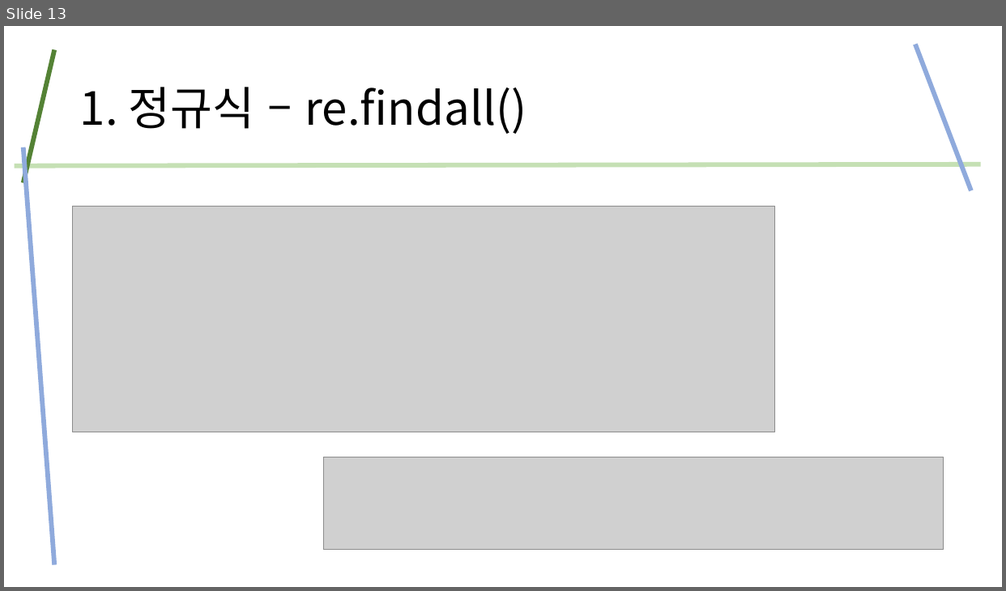
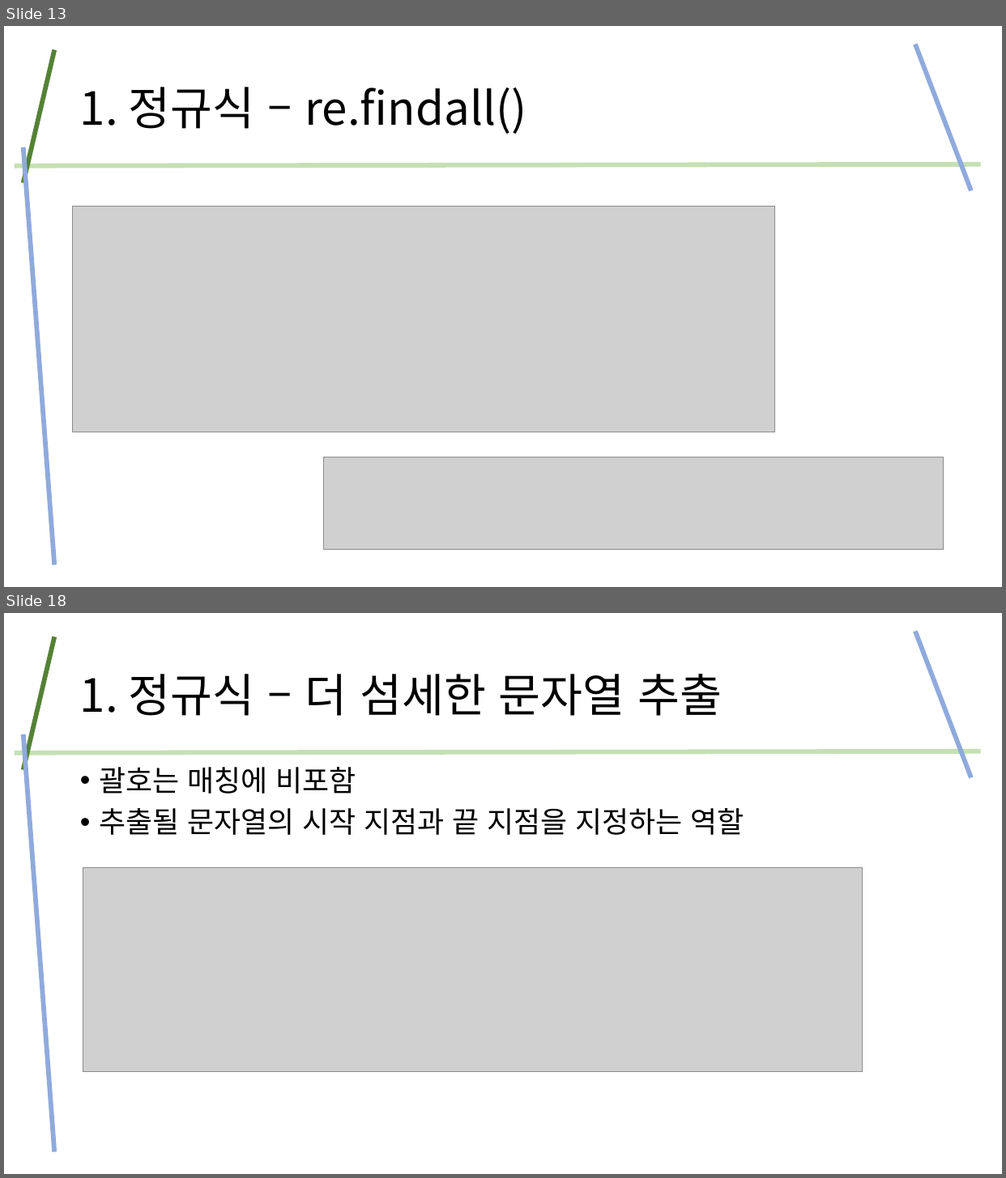
Before and after one commit to kig2929kig/ui, a slide deck: 정규식.pptx. Shown one above the other, each under a label of ours: slide 13 before the commit, slides 13 and 18 after it; the slides between them are not shown. The pictures are 1006x591 and 1006x1178 pixels, drawn with LibreOffice and Linux fonts; fonts in the diff are those of the drawing; grey boxes stand for pictures. Boxes give left, top, right and bottom in pixels: in the first picture for what was removed or moved away, otherwise in the second. Text is boxed around its words. In the diff, an @@ line names an element or a change of style, - is before the commit and + after.

```diff
--- a/정규식.pptx
+++ b/정규식.pptx
@@ slide 18 added at (4,613,1002,1174), background #FFFFFF @@
@@ line added from (971, 777) to (915, 631), #8FAADC 4.5 pt @@
@@ line added from (23, 770) to (54, 637), #548235 4.5 pt @@
@@ title added at (80,674,722,716), 44 pt, text #000000 @@
+1. 정규식 – 더 섬세한 문자열 추출
@@ line added from (981, 752) to (15, 753), #C5E0B4 4.5 pt @@
@@ line added from (23, 735) to (54, 1152), #8FAADC 4.5 pt @@
@@ text added at (99,767,744,835), 28 pt, text #000000 @@
+• 괄호는 매칭에 비포함
+• 추출될 문자열의 시작 지점과 끝 지점을 지정하는 역할
@@ picture added at (83,867,863,1072) @@
```
Also in this commit, not shown: 5 slides changed, 7 other slides added.
